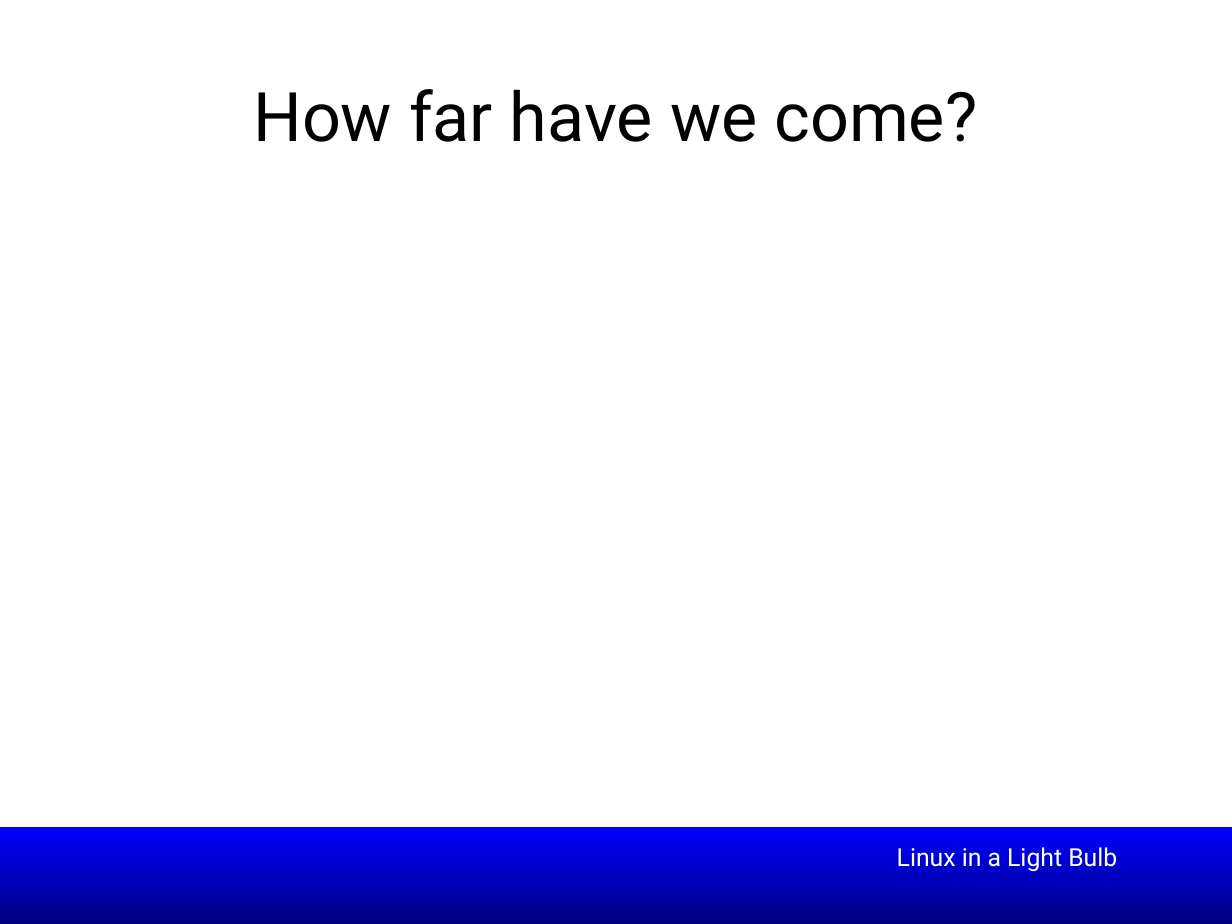
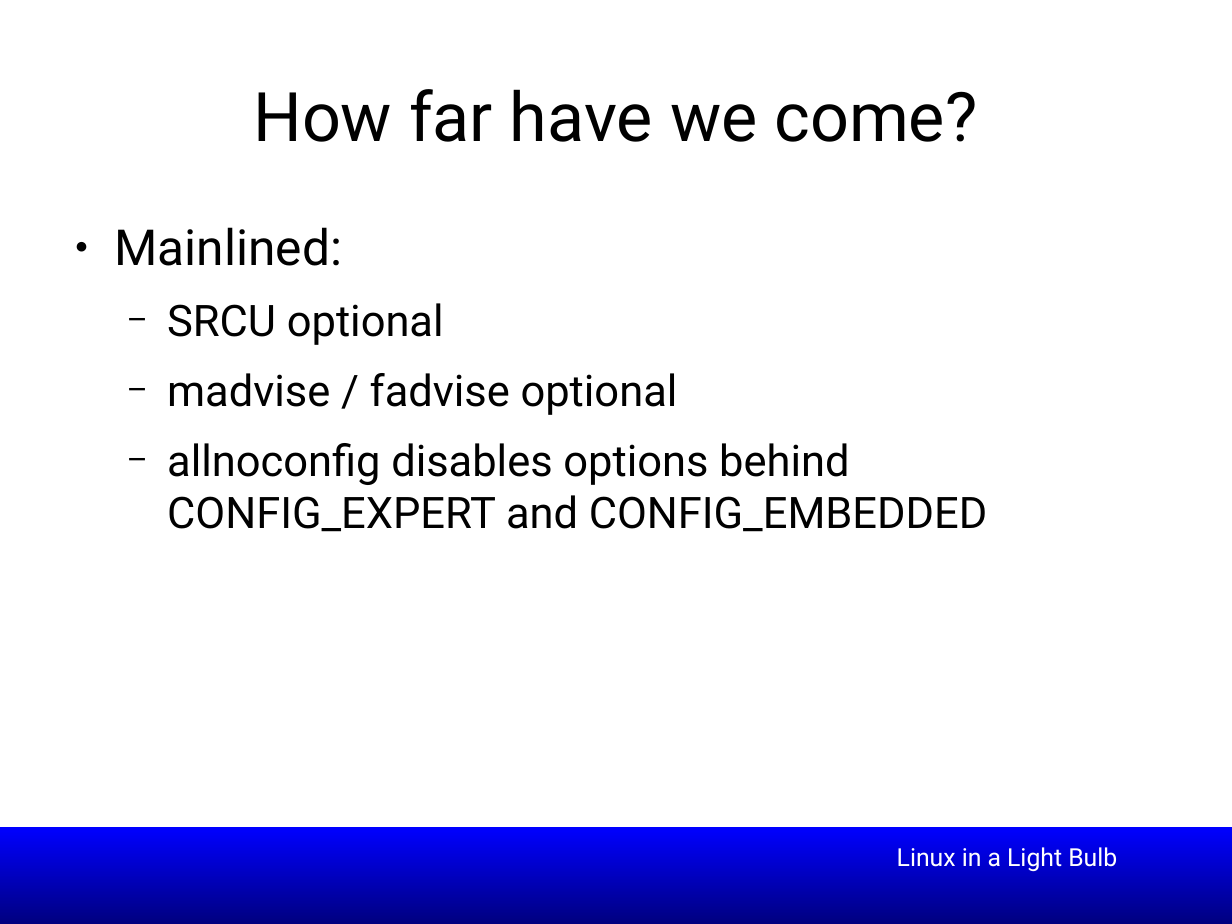
Before and after one commit to smipi1/elce2015, a slide deck: slide 23 of presentations/Linux_In_a_Lightbulb-Where_are_we_on_tinification-ELCE2015.odp (slide 25 before the commit). Drawn at 1232x924 pixels with LibreOffice and Linux fonts; fonts in the diff are those of the drawing; background and template pictures are left out. Boxes give left, top, right and bottom in pixels: in the first picture for what was removed or moved away, otherwise in the second. Text is boxed around its words. In the diff, an @@ line names an element or a change of style, - is before the commit and + after.

```diff
--- a/presentations/Linux_In_a_Lightbulb-Where_are_we_on_tinification-ELCE2015.odp
+++ b/presentations/Linux_In_a_Lightbulb-Where_are_we_on_tinification-ELCE2015.odp
@@ text added at [114, 227, 988, 532], 28 pt, text #000000 @@
+● Mainlined:
+  − SRCU optional
+  − madvise / fadvise optional
+  − allnoconfig disables options behind CONFIG_EXPERT and CONFIG_EMBEDDED
```
Also in this commit, not shown: 12 other slides changed, 1 slide removed.
